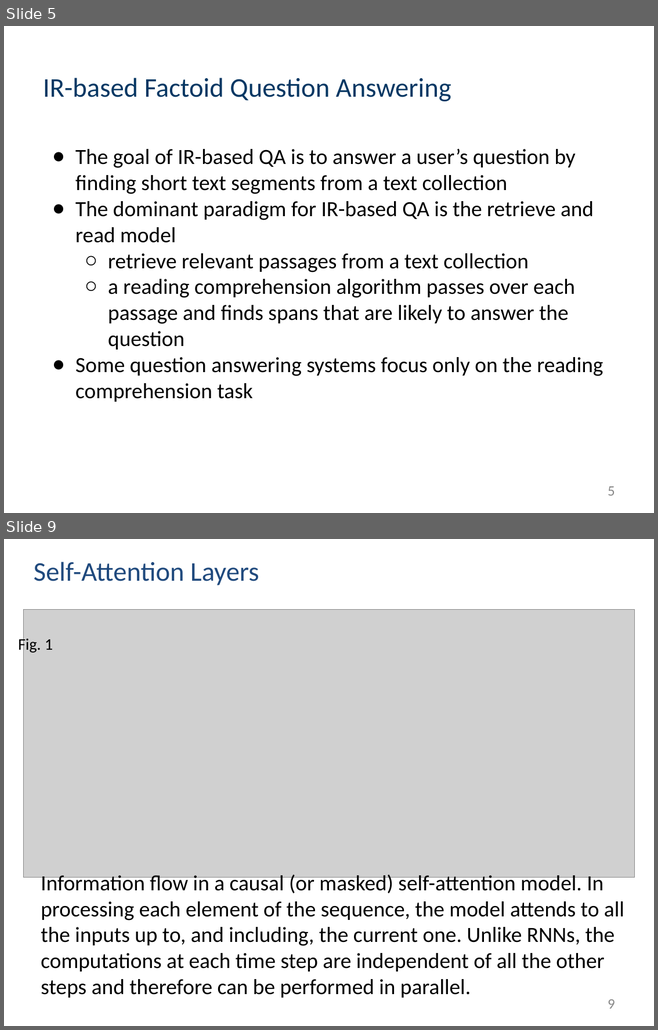
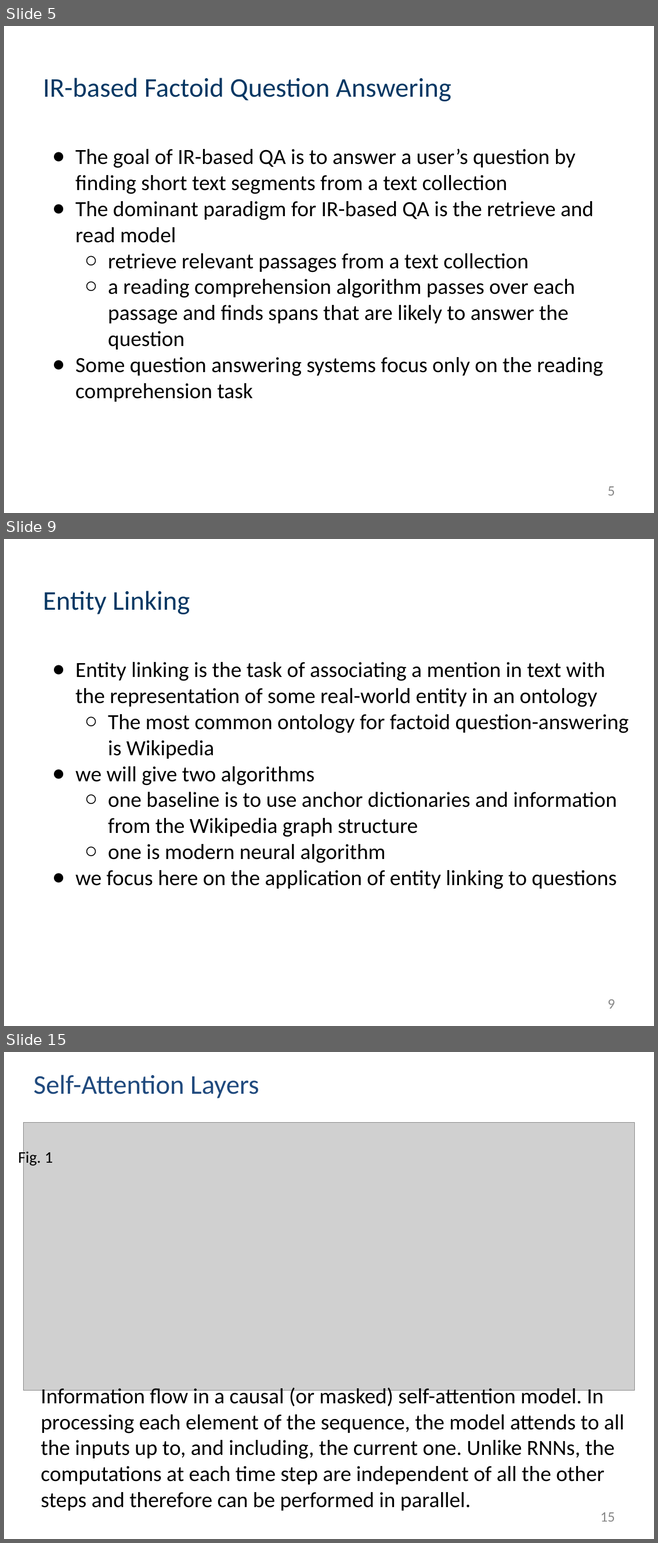
Before and after one commit to muyun/dev.nllp, a slide deck: docs/question-answering-draft.pptx. Shown one above the other, each under a label of ours: slides 5 and 9 before the commit, slides 5, 9 and 15 after it; the slides between them are not shown. The pictures are 658x1030 and 658x1543 pixels, drawn with LibreOffice and Linux fonts; fonts in the diff are those of the drawing; grey boxes stand for pictures. Boxes give left, top, right and bottom in pixels: in the first picture for what was removed or moved away, otherwise in the second. Text is boxed around its words. In the diff, an @@ line names an element or a change of style, - is before the commit and + after.

```diff
--- a/docs/question-answering-draft.pptx
+++ b/docs/question-answering-draft.pptx
@@ slide 9 added at box(4, 539, 654, 1026), background #FFFFFF @@
@@ title added at box(43, 591, 190, 614), 30 pt, text #073763 @@
+Entity Linking
@@ text added at box(75, 662, 629, 889), 24 pt, text #000000 @@
+● Entity linking is the task of associating a mention in text with the representation of some real-world entity in an ontology
+  ○ The most common ontology for factoid question-answering is Wikipedia
+● we will give two algorithms
+  ○ one baseline is to use anchor dictionaries and information from the Wikipedia graph structure
+  ○ one is modern neural algorithm
+● we focus here on the application of entity linking to questions
@@ page number added at box(607, 1000, 615, 1009), 16 pt, text #888888 @@
+9
@@ what was slide 9 is now slide 15 @@
@@ page number at box(600, 1513, 615, 1522): text changed @@
-9
+15
```
Also in this commit, not shown: 2 slides changed, 6 other slides added, 1 slide removed, 5 other files.
